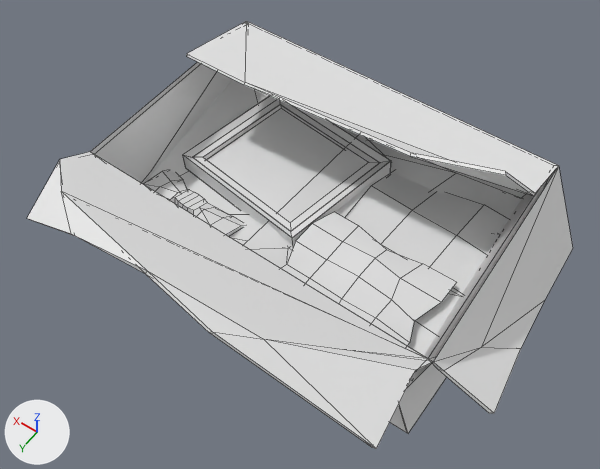
The FBX model Assets/Scenes/Materials/memory box/box.fbx, before and after one commit.
Camera for both pictures: a camera (50 mm lens) standing at (-2.45, 3.54, 6.05) and looking at (-0.09, 0.23, 0.85). The lights are fixed; the arrows at lower left show +X, +Y and +Z. Mesh edges are drawn as thin lines. Where no turn or scale is listed for an object, it has been applied to the vertices.

Script lines for the objects in view, before the commit:
```python
me_bow_cube = bpy.data.meshes.new('bow_Cube')
me_bow_cube.from_pydata(...)  # 50 vertices, 51 faces; spans x 0.399..1.389, y 0.13..0.701, z 0.612..0.783
me_bow_cube.materials.append(mat_material_001)  # white #e7e7e7
me_drawings_plane_002 = bpy.data.meshes.new('drawings_Plane.002')
me_drawings_plane_002.from_pydata(...)  # 25 vertices, 16 faces; spans x -1.327..-0.092, y -0.108..0.786, z 0.809..0.907
me_drawings_plane_002.materials.append(mat_material_002)  # white #e7e7e7
me_newspaper_plane_001 = bpy.data.meshes.new('newspaper_Plane.001')
me_newspaper_plane_001.from_pydata(...)  # 26 vertices, 13 faces; spans x -1.55..0.25, y -1.01..0.79, z 0.67..0.84
me_newspaper_plane_001.materials.append(mat_material_003)  # white #e7e7e7
me_photo_cube_002 = bpy.data.meshes.new('photo_Cube.002')
me_photo_cube_002.from_pydata(...)  # 40 vertices, 36 faces; spans x -0.29..1.28, y -1.08..0.31, z 0.61..0.9
me_photo_cube_002.materials.append(mat_material_001)  # white #e7e7e7
ob_bow_cube = bpy.data.objects.new('bow_Cube', me_bow_cube)
ob_bow_cube.location = (0.0, 0.0, 0.0)
ob_drawings_plane_002 = bpy.data.objects.new('drawings_Plane.002', me_drawings_plane_002)
ob_drawings_plane_002.location = (0.0, 0.0, 0.0)
ob_newspaper_plane_001 = bpy.data.objects.new('newspaper_Plane.001', me_newspaper_plane_001)
ob_newspaper_plane_001.location = (0.0, 0.0, 0.0)
ob_photo_cube_002 = bpy.data.objects.new('photo_Cube.002', me_photo_cube_002)
ob_photo_cube_002.location = (0.0, 0.0, 0.0)
# also in view: 'gravel_Plane' at (0.03, -0.19, 0.73); 'box_Cube.001' at (-0.07, 0.21, 0.87)
```
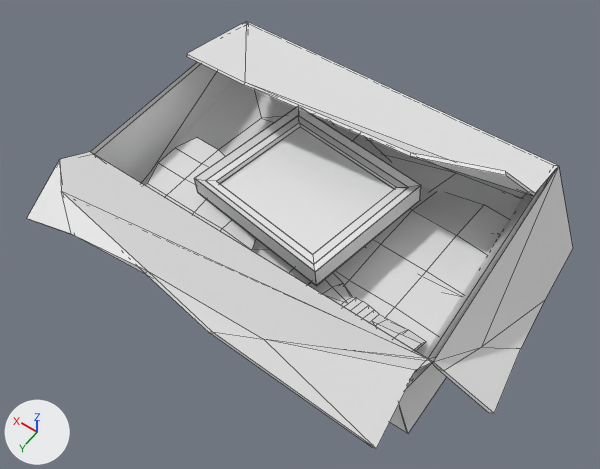
Commit message: 1.22 22：42 my box

Where the change shows, as pixel boxes (x1, y1, x2, y2) in the pictures (600 x 469 px):
'photo_Cube.002', moved
    before: (183, 96, 391, 246)
    after: (194, 107, 421, 286)
'drawings_Plane.002', moved
    before: (281, 212, 457, 346)
    after: (145, 138, 256, 250)
'bow_Cube', moved
    before: (144, 170, 244, 236)
    after: (307, 274, 426, 351)

The edits, one by one:
Object 'drawings_Plane.002' (ob_drawings_plane_002) moves from (0.0, 0.0, 0.0) to (1.432, 0.0, 0.0).
Object 'photo_Cube.002' (ob_photo_cube_002) moves from (0.0, 0.0, 0.0) to (-0.45, 0.333, 0.288).
Object 'bow_Cube' (ob_bow_cube) moves from (0.0, 0.0, 0.0) to (-1.791, 0.183, 0.139).
